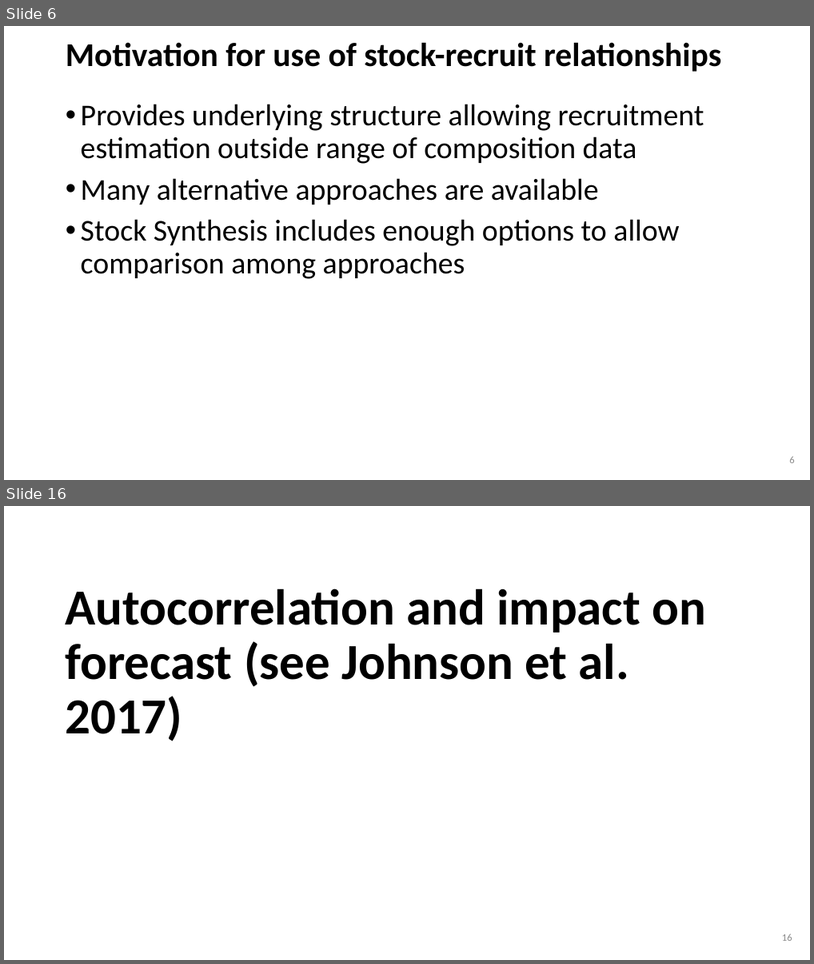
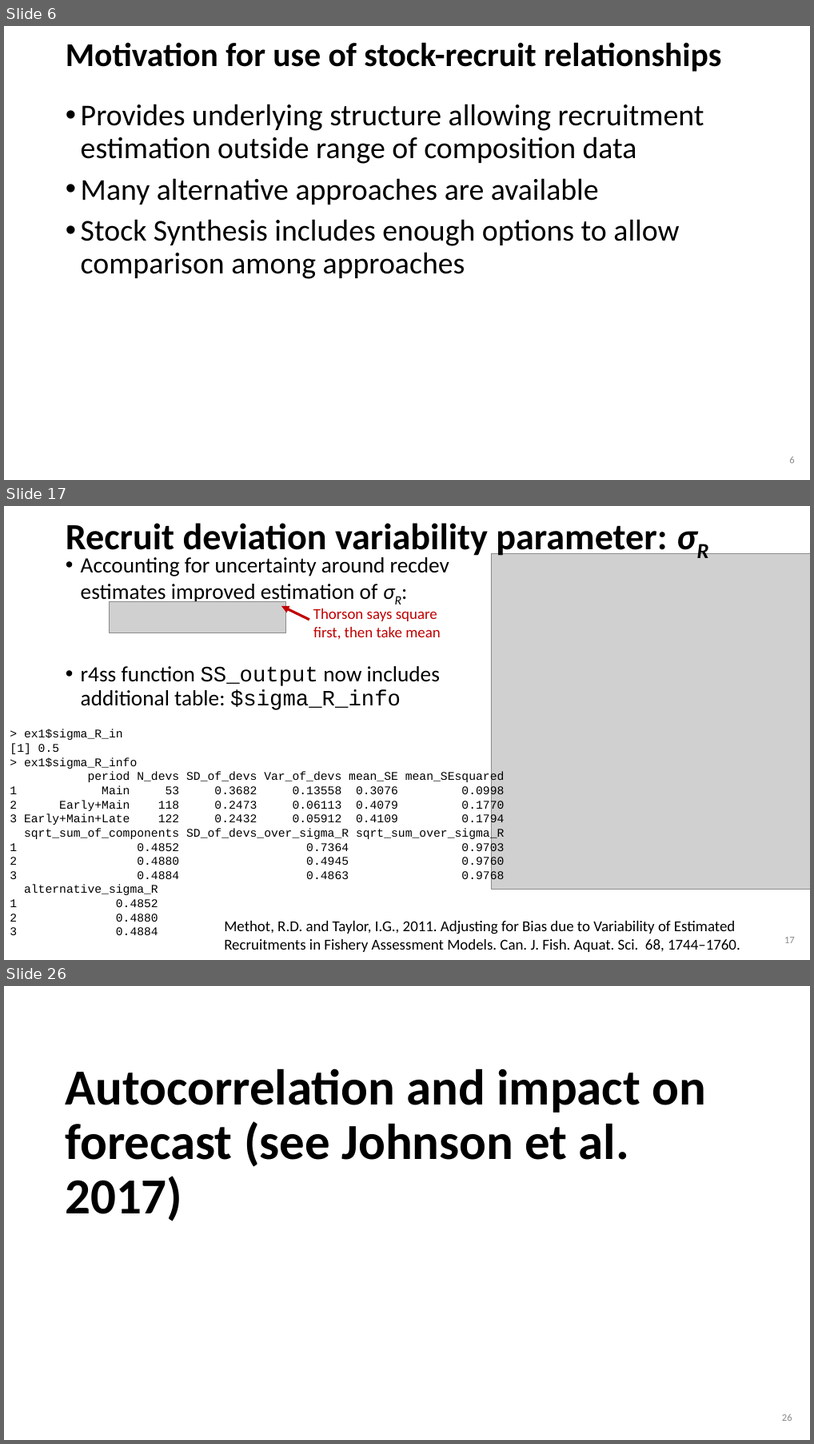
Before and after one commit to iantaylor-NOAA/SSrecruitment, a slide deck: Modeling Recruitment in Stock Synthesis.pptx. Shown one above the other, each under a label of ours: slides 6 and 16 before the commit, slides 6, 17 and 26 after it; the slides between them are not shown. The pictures are 814x964 and 814x1444 pixels, drawn with LibreOffice and Linux fonts; fonts in the diff are those of the drawing; grey boxes stand for pictures. Boxes give left, top, right and bottom in pixels: in the first picture for what was removed or moved away, otherwise in the second. Text is boxed around its words. In the diff, an @@ line names an element or a change of style, - is before the commit and + after.

```diff
--- a/Modeling Recruitment in Stock Synthesis.pptx
+++ b/Modeling Recruitment in Stock Synthesis.pptx
@@ slide 17 added at box(4, 506, 810, 960), background #FFFFFF @@
@@ title added at box(66, 523, 667, 558), 44 pt, text #000000, bold @@
+Recruit deviation variability parameter: σR
@@ text added at box(81, 557, 450, 710), 26 pt, text #000000 @@
+• Accounting for uncertainty around recdev estimates improved estimation of σR:
+• r4ss function SS_output now includes additional table: $sigma_R_info
@@ picture added at box(491, 554, 810, 889) @@
@@ picture added at box(109, 601, 286, 632) @@
@@ arrow added from (310, 620) to (282, 606), #C00000 3 pt @@
@@ text added at box(314, 608, 440, 640), 18 pt, text #C00000 @@
+Thorson says square
+first, then take mean
@@ text added at box(10, 729, 505, 935), 14 pt, text #000000 @@
+> ex1$sigma_R_in
+[1] 0.5
+> ex1$sigma_R_info
+period N_devs SD_of_devs Var_of_devs mean_SE mean_SEsquared
+1 Main 53 0.3682 0.13558 0.3076 0.0998
+2 Early+Main 118 0.2473 0.06113 0.4079 0.1770
+3 Early+Main+Late 122 0.2432 0.05912 0.4109 0.1794
+sqrt_sum_of_components SD_of_devs_over_sigma_R sqrt_sum_over_sigma_R
+1 0.4852 0.7364 0.9703
+2 0.4880 0.4945 0.9760
+3 0.4884 0.4863 0.9768
+alternative_sigma_R
+1 0.4852
+2 0.4880
+3 0.4884
@@ text added at box(224, 920, 741, 952), 18 pt, text #000000 @@
+Methot, R.D. and Taylor, I.G., 2011. Adjusting for Bias due to Variability of Estimated Recruitments in Fishery Assessment Models. Can. J. Fish. Aquat. Sci. 68, 1744–1760.
@@ page number added at box(785, 936, 795, 943), 12 pt, text #8C8C8C @@
+17
@@ what was slide 16 is now slide 26 @@
@@ page number at box(782, 1413, 793, 1420): text changed @@
-16
+26
```
Also in this commit, not shown: 9 slides changed, 10 other slides added, 1 slide removed, 1 other file.
